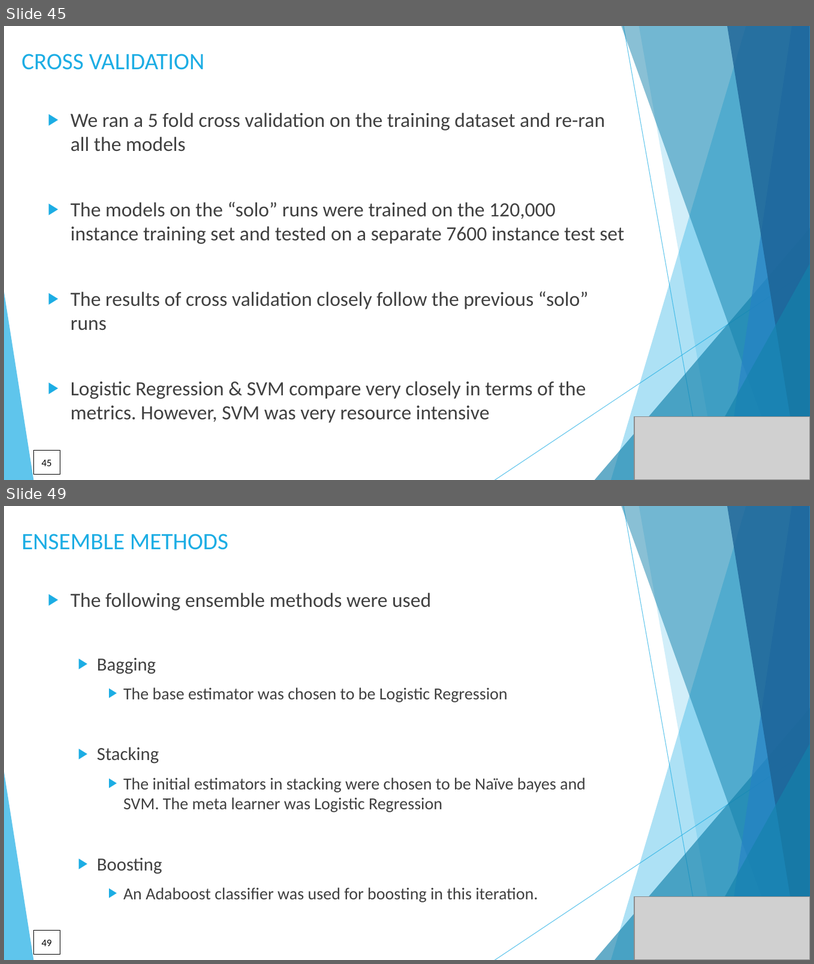
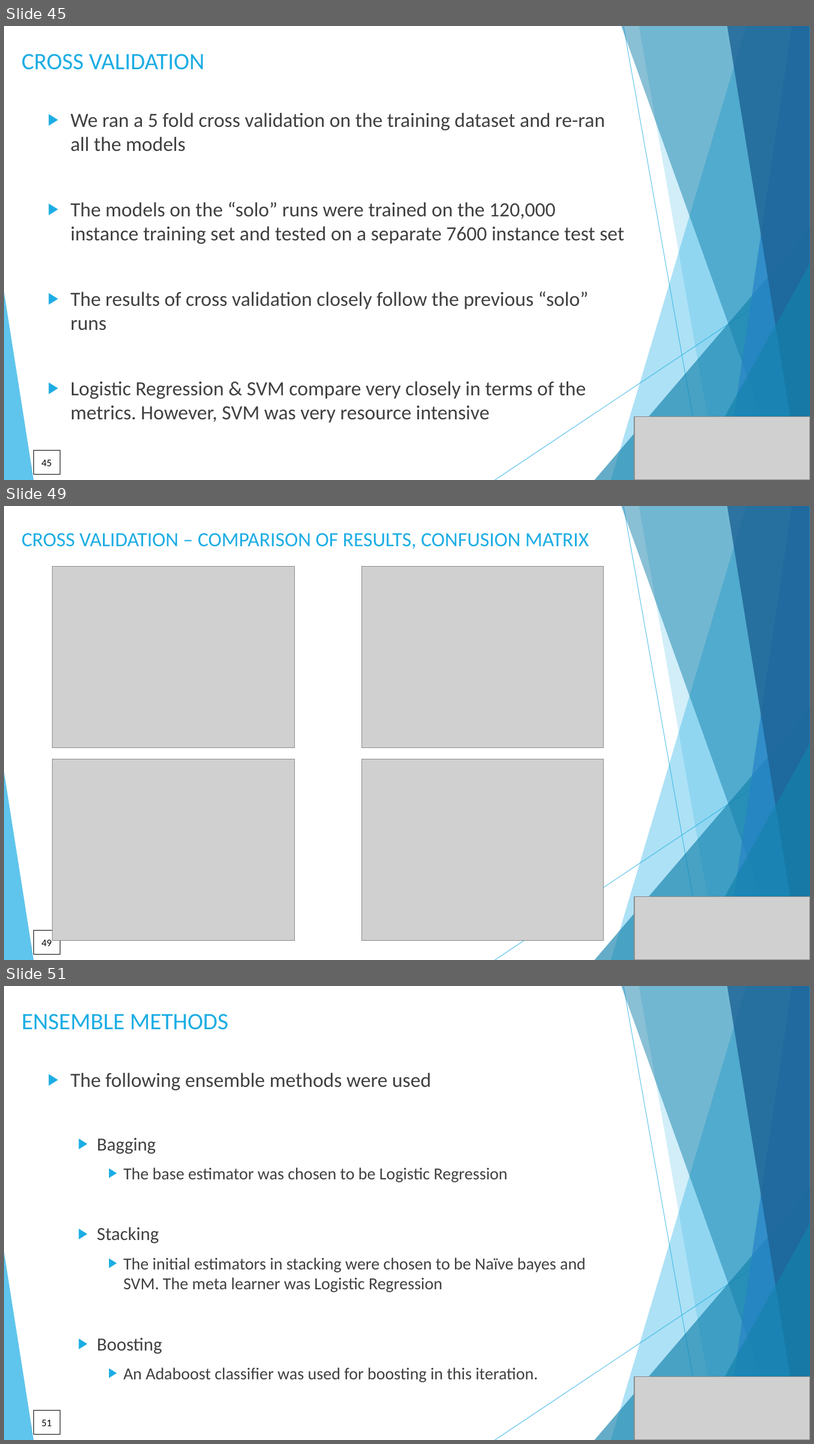
Before and after one commit to DataKnightsAI/Text-Classification-for-News-Summaries, a slide deck: presentation/CSML-1010-Group 20-project final presentation.pptx. Shown one above the other, each under a label of ours: slides 45 and 49 before the commit, slides 45, 49 and 51 after it; the slides between them are not shown. The pictures are 814x964 and 814x1444 pixels, drawn with LibreOffice and Linux fonts; fonts in the diff are those of the drawing; grey boxes stand for pictures. Boxes give left, top, right and bottom in pixels: in the first picture for what was removed or moved away, otherwise in the second. Text is boxed around its words. In the diff, an @@ line names an element or a change of style, - is before the commit and + after.

```diff
--- a/presentation/CSML-1010-Group 20-project final presentation.pptx
+++ b/presentation/CSML-1010-Group 20-project final presentation.pptx
@@ slide 49 added at (4,506,810,960), background #FFFFFF; not listed: 10 template elements that a slide beside it also shows @@
@@ text added at (21,533,589,549), 24 pt, text #1CADE4 @@
+CROSS VALIDATION – COMPARISON OF RESULTS, CONFUSION MATRIX
@@ picture added at (53,567,294,748) @@
@@ picture added at (362,567,604,748) @@
@@ picture added at (53,759,294,940) @@
@@ picture added at (362,759,604,940) @@
@@ picture added at (635,896,810,960) @@
@@ page number added at (33,930,60,954), outline #000000 0.75 pt, 12 pt, text #000000 @@
+49
@@ what was slide 49 is now slide 51 @@
@@ page number at (42,1419,52,1426): text changed @@
-49
+51
```
Also in this commit, not shown: 3 slides changed, 4 other slides added.
